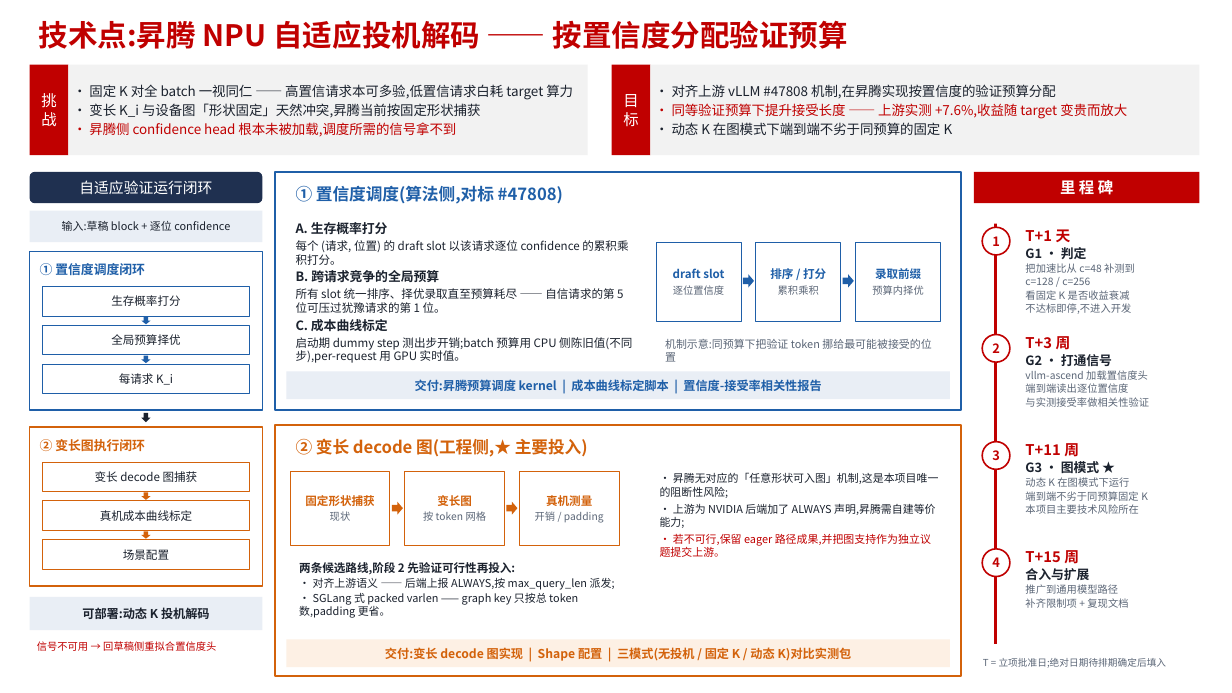
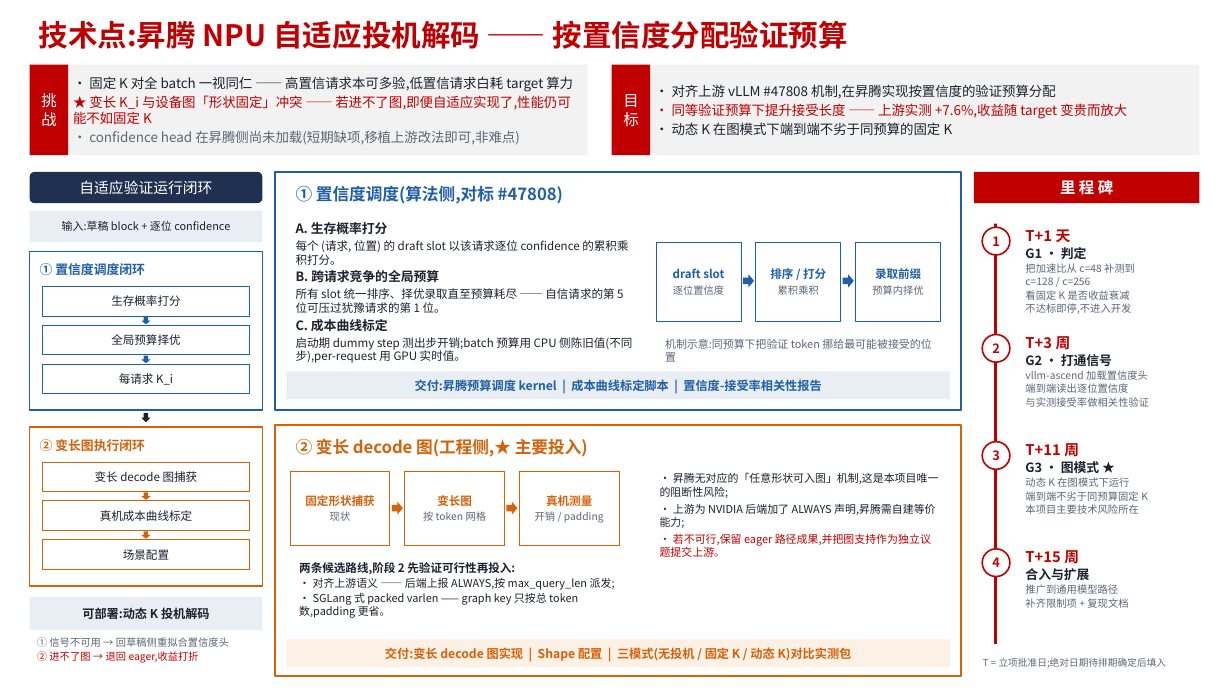
Before and after one commit to Sawyer117/speculators, a slide deck: slide 2 of docs/memos/adaptive-spec-project-proposal-v3.pptx. Drawn at 1232x693 pixels with LibreOffice and Linux fonts; fonts in the diff are those of the drawing. Boxes give left, top, right and bottom in pixels: in the first picture for what was removed or moved away, otherwise in the second. Text is boxed around its words. In the diff, an @@ line names an element or a change of style, - is before the commit and + after.

```diff
--- a/docs/memos/adaptive-spec-project-proposal-v3.pptx
+++ b/docs/memos/adaptive-spec-project-proposal-v3.pptx
@@ text in rectangle at box(73, 95, 570, 145): text changed @@
-· 变长 K_i 与设备图「形状固定」天然冲突,昇腾当前按固定形状捕获
-· 昇腾侧 confidence head 根本未被加载,调度所需的信号拿不到
+★ 变长 K_i 与设备图「形状固定」冲突 —— 若进不了图,即便自适应实现了,性能仍可能不如固定 K
+· confidence head 在昇腾侧尚未加载(短期缺项,移植上游改法即可,非难点)
@@ text at box(37, 637, 229, 663): text changed; text colour #C00000 to #5B6677 @@
-信号不可用 → 回草稿侧重拟合置信度头
+① 信号不可用 → 回草稿侧重拟合置信度头
+② 进不了图 → 退回 eager,收益打折
```
Also in this commit, not shown: 1 other slide changed, 1 other file.
